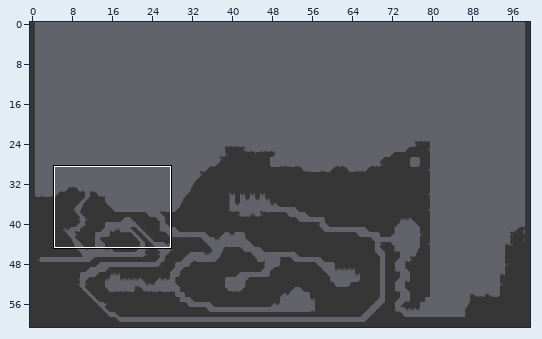
An edit to a level. Tiled map (JSON), res/tilemaps/water_level.json. The first picture is a wide view before the edit; the outline marks the close-up.
Close-up. Before:
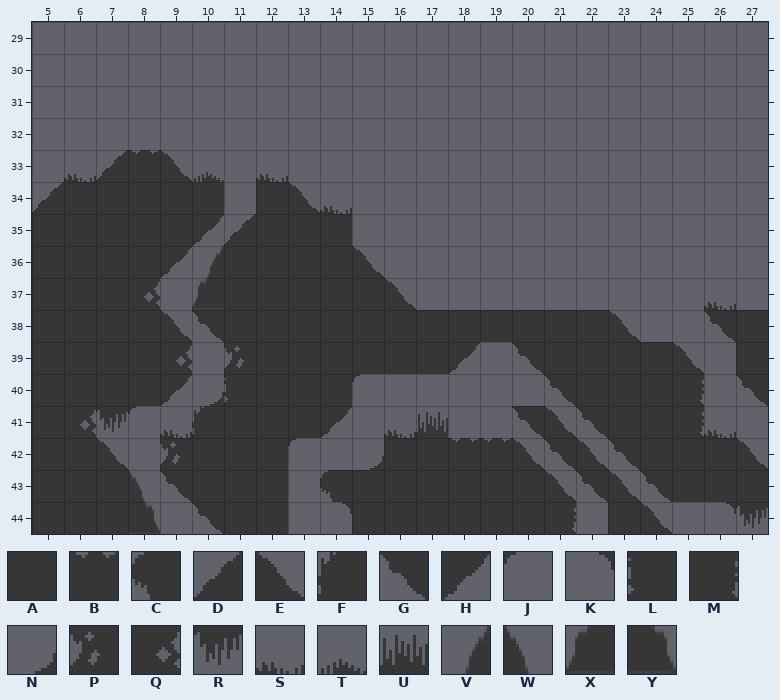
Cells are 16x16 px. Shown: x 5..27, y 29..44. The commit also changed other parts of the map, which this record leaves out.
Key: from "mininicular": A 0, B 2, C 4, D 6, E 7, F 8, G 10, H 11, J 14, K 15, L 16, M 17, N 19, P 20, Q 21, R 24, S 26, T 27, U 37, V 38, W 39, X 42, Y 43.
_ is an empty cell.
Layer "0" before, first column x 5:
29 _______________________
30 _______________________
31 _______________________
32 _______________________
33 _SDBET_S_______________
34 DAAAAA_AES_____________
35 AAAAAHDAAA_____________
36 AAAAHVAAAAE____________
37 AAAQ_XAAAAAE_________S_
38 AAAAEGAAAAAAAAAAAAE__GA
39 AAAAQ_PAAAAAAH_GAAAAE_A
40 AAAAHNLAAAJ_____GAAAM_G
41 AQRJSFAAAH_SU__GEGAAMS_
42 AAE_PAAAJ_NAABBEGEGAAAE
43 AAAWGAAA_CAAAAAAEGEGAAA
44 AAAY_GAA_KAAAAAAM_AE_KR
New version:
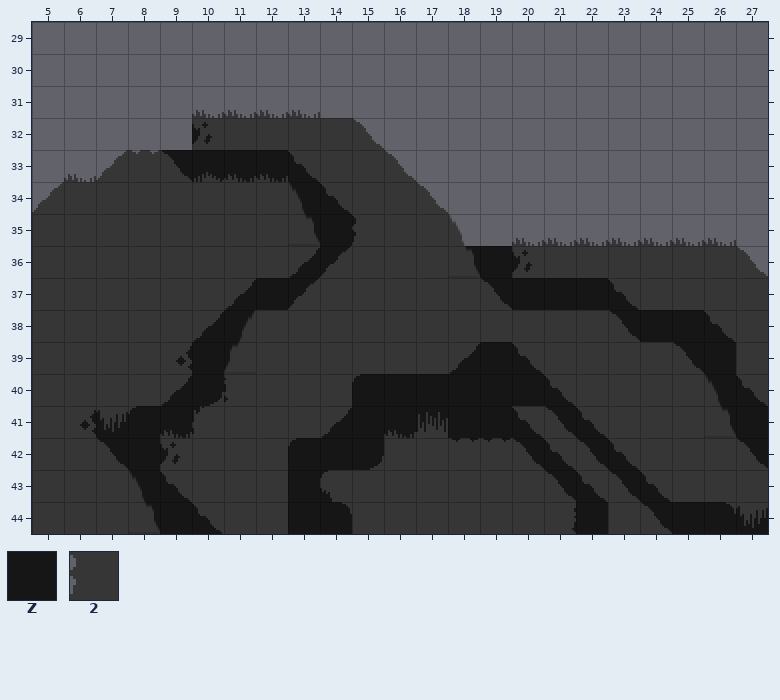
Further tiles: from "gray_square": Z 0; from "mininicular": 2 12.
Edits made:
Changed rows in their new state; . is an unchanged cell.
Layer "1":
first column x 6:
32 ....Z.................
33 ...ZZZZZ..............
34 .......ZZ.............
35 .......ZZZ............
36 .......ZZ...ZZZ.......
37 .....ZZZ.....ZZZZZ....
38 ....ZZ...........ZZZZ.
39 ...ZZZ......ZZZ....ZZ.
40 ...ZZZ...ZZZZZZZ....ZZ
41 ZZZZZ...ZZZZZZZZZ...ZZ
42 .ZZZ...ZZZ..ZZZZZZ...Z
43 ..ZZ...ZZ......ZZZZ...
44 ..ZZZ..ZZ......ZZ.ZZZZ
Layer "0":
first column x 8:
31 ..SSSS..............
32 ..PAAAAE............
33 ...S.GAAE...........
34 ...A.WGAAE..........
35 ..AA.Y_2AAW.SSSSSSS.
36 .AA..HDAAAY.PAAAAAAE
37 AAAH_D..AAAE...GAAAA
38 .AHV................
39 ...X................
40 .................AW.
41 .................AY.
